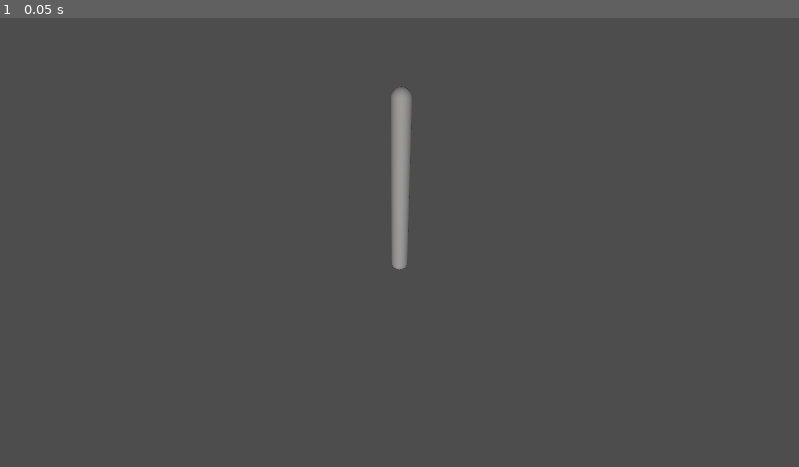
Above: before the commit, frame 1.
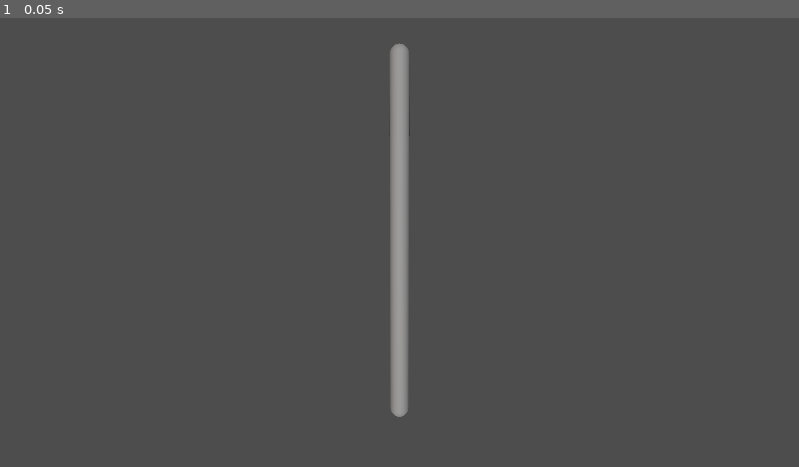
Above: after the commit, the same moment.

Repository: westonkelliher/GodotDemos
Game: Godot game, scene res://world.tscn
Same seed, same stepped clock (60 frames per second), same inputs: the game is played once before the commit and once after it.
Inputs:
- Up to frame 1 (0.05 s): no input

The runs differ from the first frame. In frame 1, 1.1% of the frame differs, in the area x 48-52%, y 5-89%.

Commit message:
trigger remembers angle to drop at; arm moves smoothly towards target instead of snapping

Diff:
--- a/TheClaw/SingleStick.gd
+++ b/TheClaw/SingleStick.gd
@@ -1,8 +1,14 @@
 extends Node3D
 
 
-const MAX_ANGLE_FROM_STICK = 40.0
-const MAX_ANGLE_FROM_TRIG = 40.0
+const MAX_ANGLE_FROM_STICK := 30.0
+const MAX_ANGLE_FROM_TRIG := 40.0
+const MAX_ANGULAR_SPEED := 8.0
+
+const REMEMBER_THRESHOLD := 0.1
+
+var remembered_stick_vec := Vector2.RIGHT
+var arm_vector := Vector3.UP
 
 # Called when the node enters the scene tree for the first time.
 func _ready() -> void:
@@ -11,44 +17,87 @@
 
 # Called every frame. 'delta' is the elapsed time since the previous frame.
 func _process(delta: float) -> void:
-	var arm_l = Input.get_action_raw_strength("LS_left")
-	var arm_r = Input.get_action_raw_strength("LS_right")
-	var arm_u = Input.get_action_raw_strength("LS_up")
-	var arm_d = Input.get_action_raw_strength("LS_down")
-	var lt0 = Input.get_action_raw_strength("LT0")
-	var lt1 = Input.get_action_raw_strength("LT1")
-	var ltrig = (1.0 - lt0 + lt1)/2.0
+	var arm_l := Input.get_action_raw_strength("LS_left")
+	var arm_r := Input.get_action_raw_strength("LS_right")
+	var arm_u := Input.get_action_raw_strength("LS_up")
+	var arm_d := Input.get_action_raw_strength("LS_down")
+	var lt0 := Input.get_action_raw_strength("LT0")
+	var lt1 := Input.get_action_raw_strength("LT1")
+	#
+	var ltrig := (1.0 - lt0 + lt1)/2.0
 	if lt0 == 0 && lt1 == 0:
 		ltrig = 0
-	print(Vector2(lt0, lt1))
-	print(ltrig)
-	var arm_totals = pow((0.01 + arm_l + arm_r + arm_u + arm_d), .9)
-	var raw_x = arm_r - arm_l
-	var raw_y = arm_d - arm_u
-	var raw_diff = abs(abs(raw_x) - abs(raw_y))
-	var arm_x = raw_x / (1 + pow(1 - raw_diff, 1.5)*0.3)
-	var arm_y = raw_y / (1 + pow(1 - raw_diff, 1.5)*0.3)
-	var floor_projection = Vector2(arm_x, arm_y)
-	if floor_projection.length() > 0.85:
-		floor_projection = floor_projection.normalized()*0.85
-	floor_projection /= 0.85
+	var arm_totals := pow((0.01 + arm_l + arm_r + arm_u + arm_d), .9)
+	var raw_x := arm_r - arm_l
+	var raw_y := arm_u - arm_d
+	var raw_diff: float = abs(abs(raw_x) - abs(raw_y))
+	var arm_x := raw_x / (1 + pow(1 - raw_diff, 1.5)*0.3)
+	var arm_y := raw_y / (1 + pow(1 - raw_diff, 1.5)*0.3)
+	# stick angle and intensity
+	var stick_vec := Vector2(arm_x, arm_y)
+	if stick_vec.length() > 0.85:
+		stick_vec = stick_vec.normalized()*0.85
+	stick_vec /= 0.85
+	if stick_vec.length() > REMEMBER_THRESHOLD:
+		var lerp_amnt := 1 - pow(0.000001, delta)
+		remembered_stick_vec = remembered_stick_vec.lerp(stick_vec.normalized(), lerp_amnt)
+	var stick_angle := stick_vec.angle()
+	print(stick_vec)
+	print(stick_angle)
+	var stick_intensity := stick_vec.length()
+	var stick_axis := Vector3.RIGHT.rotated(Vector3.UP, stick_angle - PI/2)
+	var proj_2d := Vector2.RIGHT.rotated(stick_angle)
+	$D/Projection.target_position = Vector3(proj_2d.x, 0.0, -proj_2d.y)
+	# trig angle and intensity
+	var trig_angle: float = remembered_stick_vec.angle()
+	var trig_intensity := ltrig
+	var trig_axis := Vector3.RIGHT.rotated(Vector3.UP, trig_angle - PI/2)
 	#
-	var projection_3d = Vector3(floor_projection.x, 0.0, floor_projection.y)
-	$D/Projection.target_position = projection_3d
-	# a^2 + b^2 = c^2  |  a^2 = 1 - b^2  |  a = sqrt(1 - b^2)
-	var vert_len = sqrt(1 - floor_projection.length()*0.85)
-	var full_3d = Vector3(floor_projection.x, vert_len, floor_projection.y)
-	$D/Normal.target_position = full_3d
+	var stick_rot := -stick_intensity * MAX_ANGLE_FROM_STICK * PI/180
+	var trig_rot := -trig_intensity * MAX_ANGLE_FROM_TRIG * PI/180
+	var target_vec := Vector3.UP.rotated(stick_axis, stick_rot)
+	target_vec = target_vec.rotated(trig_axis, trig_rot)
+	$D/Target.target_position = target_vec*2
 	#
-	var rot_axis = full_3d.cross(Vector3.UP)
-	var angle_from_stick = floor_projection.length() * MAX_ANGLE_FROM_STICK
-	var angle_from_trig = ltrig * MAX_ANGLE_FROM_TRIG
-	var rot_angle = -(angle_from_stick + angle_from_trig)*PI/180.0
-	print(str(rot_angle) + " -")
-	print(rot_axis)
-	var top_basis = Vector3(0.01, 0.99, 0.01).rotated(rot_axis.normalized(), rot_angle)
-	print(top_basis)
-	var forward_basis = Vector3.BACK.rotated(rot_axis, rot_angle)
-	var right_basis = top_basis.cross(forward_basis)
+	move_toward_target(target_vec, delta)
+	$D/Stick.target_position = arm_vector*2
+	var full_rot := -Vector3.UP.angle_to(arm_vector)
+	var full_axis := arm_vector.cross(Vector3.UP).normalized()
+	#
+	var top_basis := Vector3.UP.rotated(full_axis, full_rot)
+	var forward_basis := Vector3.BACK.rotated(full_axis, full_rot)
+	var right_basis := top_basis.cross(forward_basis).normalized()
 	$BaseArm.basis = Basis(right_basis, top_basis, forward_basis).orthonormalized()
-	print($BaseArm.basis)
+	###
+	#var floor_projection = Vector2(arm_x, arm_y)
+	#if floor_projection.length() > REMEMBER_THRESHOLD:
+		#remembered_direction = floor_projection.normalized()
+	#if floor_projection.length() > 0.85:
+		#floor_projection = floor_projection.normalized()*0.85
+	#floor_projection /= 0.85
+	##
+	#var projection_3d = Vector3(floor_projection.x, 0.0, floor_projection.y)
+	#$D/Projection.target_position = projection_3d
+	## a^2 + b^2 = c^2  |  a^2 = 1 - b^2  |  a = sqrt(1 - b^2)
+	#var vert_len = sqrt(1 - floor_projection.length()*0.85)
+	#var vec_from_stick = Vector3(floor_projection.x, vert_len, floor_projection.y)
+	#$D/Normal.target_position = full_3d
+	##
+	#var rot_axis = full_3d.cross(Vector3.UP).normalized()
+	#var angle_from_stick = floor_projection.length() * MAX_ANGLE_FROM_STICK
+	#var angle_from_trig = ltrig * MAX_ANGLE_FROM_TRIG
+	#var rot_angle = -(angle_from_stick + angle_from_trig)*PI/180.0
+	#var top_basis = Vector3(0.01, 0.99, 0.01).rotated(rot_axis, rot_angle)
+	#var forward_basis = Vector3.BACK.rotated(rot_axis, rot_angle)
+	#var right_basis = top_basis.cross(forward_basis)
+	#$BaseArm.basis = Basis(right_basis, top_basis, forward_basis).orthonormalized()
+
+func move_toward_target(target: Vector3, delta: float) -> void:
+	var angle := MAX_ANGULAR_SPEED*delta
+	print(angle)
+	if arm_vector.angle_to(target) < angle:
+		print("yo")
+		arm_vector = target
+		return
+	var axis := arm_vector.cross(target).normalized()
+	arm_vector = arm_vector.rotated(axis, angle)
--- /dev/null
+++ b/TheClaw/arm.tscn
@@ -0,0 +1,10 @@
+[gd_scene load_steps=2 format=3 uid="uid://bgbyacj7gv4na"]
+
+[ext_resource type="PackedScene" uid="uid://c6v2atq3umgbj" path="res://arm_segment.tscn" id="1_bm0op"]
+
+[node name="Arm" type="Node3D"]
+
+[node name="BaseArm" parent="." instance=ExtResource("1_bm0op")]
+
+[node name="ForeArm" parent="." instance=ExtResource("1_bm0op")]
+transform = Transform3D(1, 0, 0, 0, 1, 0, 0, 0, 1, 0, 1.8, 0)
--- /dev/null
+++ b/TheClaw/arm_segment.gd
@@ -0,0 +1,60 @@
+extends Node3D
+
+
+const MAX_ANGLE_FROM_STICK := 30.0
+const MAX_ANGLE_FROM_TRIG := 40.0
+const MAX_ANGULAR_SPEED := 8.0
+
+const REMEMBER_THRESHOLD := 0.1
+
+var remembered_stick_vec := Vector2.RIGHT
+var arm_vector := Vector3.UP
+
+# Called when the node enters the scene tree for the first time.
+func _ready() -> void:
+	pass # Replace with function body.
+
+
+# Called every frame. 'delta' is the elapsed time since the previous frame.
+func handle_input(stick_position: Vector2, trig_level: float, delta: float) -> void:
+	# stick angle and intensity
+	var stick_vec := stick_position
+	if stick_vec.length() > 0.85:
+		stick_vec = stick_vec.normalized()*0.85
+	stick_vec /= 0.85
+	if stick_vec.length() > REMEMBER_THRESHOLD:
+		var lerp_amnt := 1 - pow(0.000001, delta)
+		remembered_stick_vec = remembered_stick_vec.lerp(stick_vec.normalized(), lerp_amnt)
+	var stick_angle := stick_vec.angle()
+	print(stick_vec)
+	print(stick_angle)
+	var stick_intensity := stick_vec.length()
+	var stick_axis := Vector3.RIGHT.rotated(Vector3.UP, stick_angle - PI/2)
+	var proj_2d := Vector2.RIGHT.rotated(stick_angle)
+	# trig angle and intensity
+	var trig_angle: float = remembered_stick_vec.angle()
+	var trig_intensity := trig_level
+	var trig_axis := Vector3.RIGHT.rotated(Vector3.UP, trig_angle - PI/2)
+	#
+	var stick_rot := -stick_intensity * MAX_ANGLE_FROM_STICK * PI/180
+	var trig_rot := -trig_intensity * MAX_ANGLE_FROM_TRIG * PI/180
+	var target_vec := Vector3.UP.rotated(stick_axis, stick_rot)
+	target_vec = target_vec.rotated(trig_axis, trig_rot)
+	#
+	move_toward_target(target_vec, delta)
+	var full_rot := -Vector3.UP.angle_to(arm_vector)
+	var full_axis := arm_vector.cross(Vector3.UP).normalized()
+	#
+	var top_basis := Vector3.UP.rotated(full_axis, full_rot)
+	var forward_basis := Vector3.BACK.rotated(full_axis, full_rot)
+	var right_basis := top_basis.cross(forward_basis).normalized()
+	$BaseArm.basis = Basis(right_basis, top_basis, forward_basis).orthonormalized()
+	###
+
+func move_toward_target(target: Vector3, delta: float) -> void:
+	var angle := MAX_ANGULAR_SPEED*delta
+	if arm_vector.angle_to(target) < angle:
+		arm_vector = target
+		return
+	var axis := arm_vector.cross(target).normalized()
+	arm_vector = arm_vector.rotated(axis, angle)
--- /dev/null
+++ b/TheClaw/arm_segment.tscn
@@ -0,0 +1,26 @@
+[gd_scene load_steps=4 format=3 uid="uid://c6v2atq3umgbj"]
+
+[ext_resource type="Script" path="res://arm_segment.gd" id="1_bki1k"]
+
+[sub_resource type="CapsuleShape3D" id="CapsuleShape3D_mlqbf"]
+radius = 0.1
+
+[sub_resource type="CapsuleMesh" id="CapsuleMesh_kmynl"]
+radius = 0.1
+
+[node name="ArmSegment" type="Node3D"]
+script = ExtResource("1_bki1k")
+
+[node name="Arm" type="CharacterBody3D" parent="."]
+rotation_edit_mode = 1
+
+[node name="Shape" type="CollisionShape3D" parent="Arm"]
+transform = Transform3D(1, 0, 0, 0, 1, 0, 0, 0, 1, 0, 0.9, 0)
+shape = SubResource("CapsuleShape3D_mlqbf")
+
+[node name="Mesh" type="MeshInstance3D" parent="Arm"]
+transform = Transform3D(1, 0, 0, 0, 1, 0, 0, 0, 1, 0, 0.9, 0)
+mesh = SubResource("CapsuleMesh_kmynl")
+
+[node name="End" type="Marker3D" parent="Arm"]
+transform = Transform3D(1, 0, 0, 0, 1, 0, 0, 0, 1, 0, 1.8, 0)
--- a/TheClaw/project.godot
+++ b/TheClaw/project.godot
@@ -14,6 +14,10 @@
 run/main_scene="res://world.tscn"
 config/features=PackedStringArray("4.2", "Forward Plus")
 config/icon="res://icon.svg"
+
+[debug]
+
+gdscript/warnings/untyped_declaration=2
 
 [input]
 
@@ -47,3 +51,27 @@
 "events": [Object(InputEventJoypadMotion,"resource_local_to_scene":false,"resource_name":"","device":-1,"axis":2,"axis_value":1.0,"script":null)
 ]
 }
+RS_left={
+"deadzone": 0.5,
+"events": []
+}
+RS_right={
+"deadzone": 0.5,
+"events": []
+}
+RS_up={
+"deadzone": 0.5,
+"events": []
+}
+RS_down={
+"deadzone": 0.5,
+"events": []
+}
+RT0={
+"deadzone": 0.5,
+"events": []
+}
+RT1={
+"deadzone": 0.5,
+"events": []
+}
--- a/TheClaw/single_stick.tscn
+++ b/TheClaw/single_stick.tscn
@@ -31,8 +31,11 @@
 
 [node name="D" type="Node" parent="."]
 
+[node name="Target" type="RayCast3D" parent="D"]
+target_position = Vector3(2, -1, 0)
+
 [node name="Projection" type="RayCast3D" parent="D"]
 target_position = Vector3(2, -1, 0)
 
-[node name="Normal" type="RayCast3D" parent="D"]
+[node name="Stick" type="RayCast3D" parent="D"]
 target_position = Vector3(2, -1, 0)
--- a/TheClaw/world.tscn
+++ b/TheClaw/world.tscn
@@ -1,11 +1,11 @@
 [gd_scene load_steps=2 format=3 uid="uid://c67qniiml4s6b"]
 
-[ext_resource type="PackedScene" uid="uid://cxsj1g5f4t146" path="res://single_stick.tscn" id="1_gvn85"]
+[ext_resource type="PackedScene" uid="uid://bgbyacj7gv4na" path="res://arm.tscn" id="1_x2b7p"]
 
 [node name="World" type="Node3D"]
 
 [node name="Camera3D" type="Camera3D" parent="."]
-transform = Transform3D(1, 0, 0, 0, 0.866025, 0.5, 0, -0.5, 0.866025, 0, 2, 3)
+transform = Transform3D(1, 0, 0, 0, 0.99696, 0.07792, 0, -0.07792, 0.99696, 0, 2, 3)
 
 [node name="SpotLight3D" type="SpotLight3D" parent="."]
 transform = Transform3D(0.0612372, 0.05, -0.0612372, -0.0353553, 0.0866025, 0.0353553, 0.0707107, -1.49012e-09, 0.0707107, -6, 3, 5)
@@ -15,4 +15,4 @@
 [node name="DirectionalLight3D" type="DirectionalLight3D" parent="."]
 transform = Transform3D(1, 0, 0, 0, 1, 0, 0, 0, 1, 0, 25, 0)
 
-[node name="SingleStick" parent="." instance=ExtResource("1_gvn85")]
+[node name="Arm" parent="." instance=ExtResource("1_x2b7p")]
